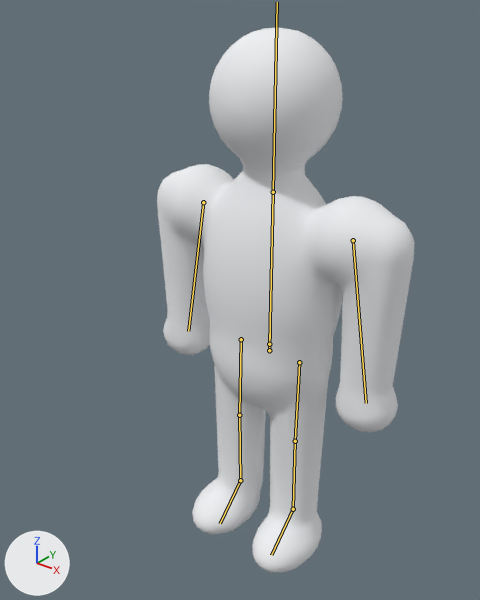
One commit to the FBX model unity/HorrorGame/Assets/Models/Player/Runner.fbx: the scene before it, then after it.
Both versions are drawn from a 50 mm camera at (1.108, -1.541, 1.869) aimed at (-0.025, -0.124, 0.991). Arrows for +X, +Y and +Z are at lower left; the lights stay in place. The first picture is the older version. The bones that change, and the others that lie on the model, are drawn over the model as lines.

In view in the first picture: 'Runner'.
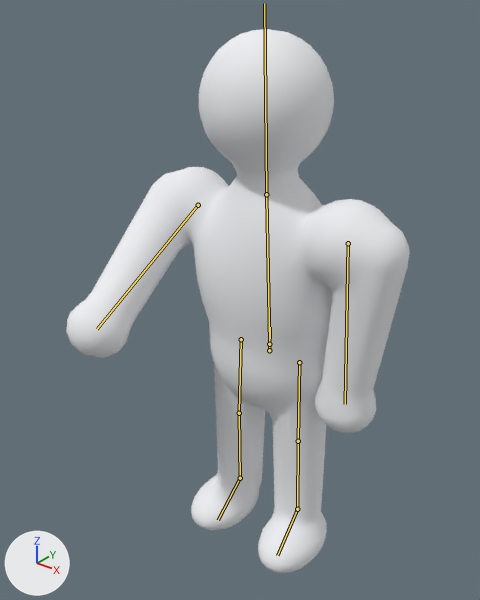
The newer file adds an action. The first version stands in its rest pose; the second is drawn at frame 45 of the action 'GunIdle'.

Pixel boxes [x1, y1, x2, y2] of what changed, in the pictures (480 x 600 px):
'Runner', posed (33% wider)
    before: [157, 27, 415, 573]
    after: [66, 29, 410, 573]
bone 'Spine', root to tip
    before: (269, 344) to (273, 193)
    after: (269, 344) to (266, 196)
bone 'Head', root to tip
    before: (273, 192) to (277, 2)
    after: (266, 194) to (264, 3)
bone 'LeftUpperArm', root to tip
    before: (353, 240) to (366, 403)
    after: (348, 243) to (345, 404)
bone 'RightUpperArm', root to tip
    before: (203, 202) to (188, 331)
    after: (198, 205) to (97, 329)
bone 'LeftUpperLeg', root to tip
    before: (299, 362) to (295, 441)
    after: (299, 362) to (298, 441)
bone 'RightUpperLeg', root to tip
    before: (241, 339) to (239, 415)
    after: (241, 339) to (239, 413)

The change in detail:
Bone 'Spine' (bone_spine) turns from (0, 0, 0) to (3, 0, 0) degrees about its own x, y and z.
Bone 'Head' (bone_head) turns from (0, 0, 0) to (-1, -1, 0) degrees about its own x, y and z.
Bone 'LeftUpperArm' (bone_leftupperarm) turns from (0, 0, 0) to (-5, 0, 5) degrees about its own x, y and z.
Bone 'RightUpperArm' (bone_rightupperarm) turns from (0, 0, 0) to (-58, 4, 7) degrees about its own x, y and z.
Bone 'LeftUpperLeg' (bone_leftupperleg) turns from (0, 0, 0) to (1, 0, -2) degrees about its own x, y and z.
Bone 'RightUpperLeg' (bone_rightupperleg) turns from (0, 0, 0) to (1, 0, 2) degrees about its own x, y and z.
